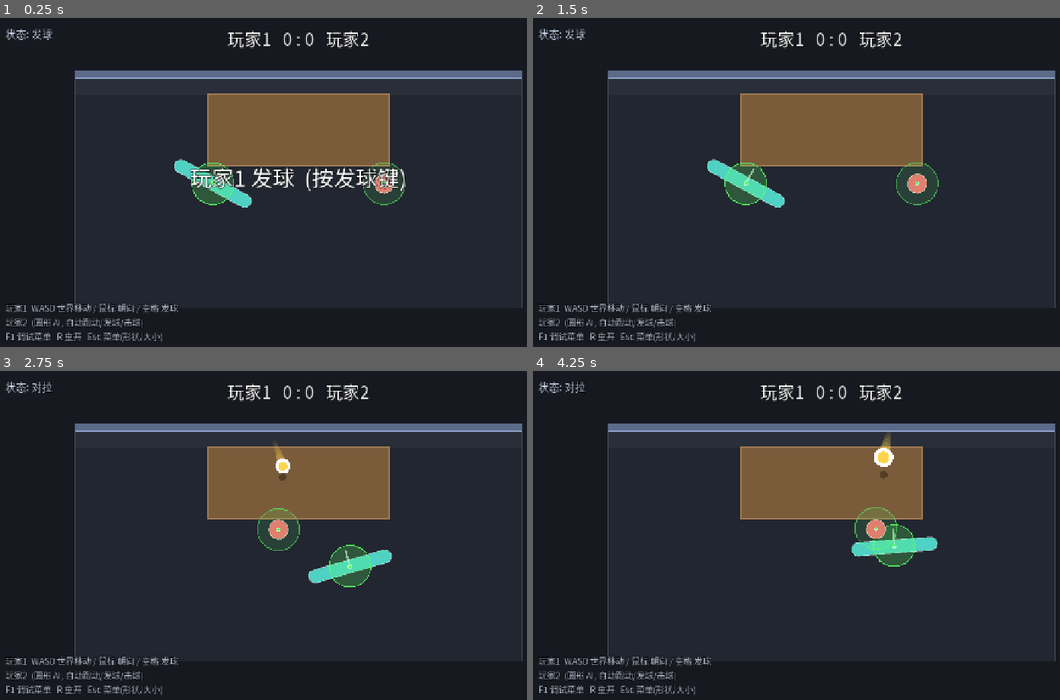
Above: before the commit, frames 1-4 (two rows, left to right).
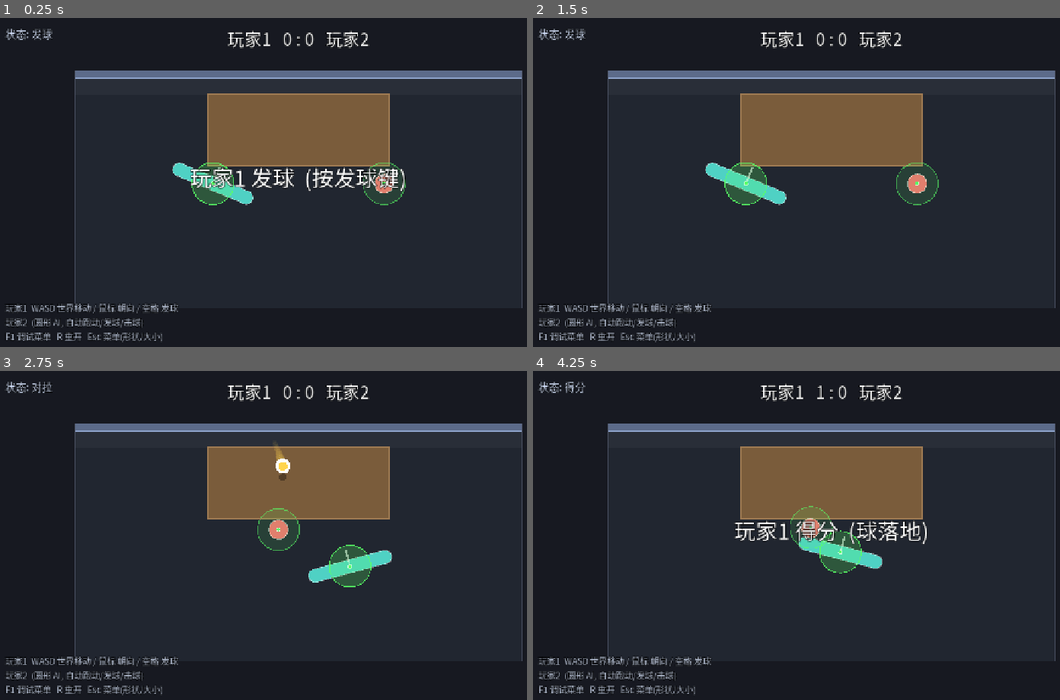
Above: after the commit, the same moments.

Repository: shuperidou/BMA-Arena
Game: Godot game, scene res://scenes/AiVsAiTest.tscn
Two runs of this game, one before a commit and one after it. Both use one fixed random seed, a clock stepped at 60 frames per second and the inputs below. This scene is started directly instead of the project's main scene.
Inputs (mouse positions are in pixels of both pictures, inside the frame that each line leads up to):
- Up to frame 1 (0.25 s): no input
- Up to frame 2 (1.5 s): tap Enter at 0.5 s; move the mouse to (801, 258) at 0.52 s; hold W 0.53-1.25 s; tap 2 at 0.6 s; click (801, 258) at 0.67 s; tap Space at 0.77 s; drag from (1012, 241) to (801, 258) at 1.27 s
- Up to frame 3 (2.75 s): tap Space at 2 s; move the mouse to (115, 489) at 2.02 s; hold A from 2.03 s (still down); tap 4 at 2.1 s
- Up to frame 4 (4.25 s): release A at 2.75 s; drag from (859, 542) to (648, 489) at 2.77 s; move the mouse to (738, 456) at 3.52 s; hold S from 3.53 s (still down); tap 6 at 3.6 s; tap Space at 3.77 s

The runs differ from the first frame. In frame 1, 0.3% of the frame differs, in the area x 32-78%, y 42-58%; in frame 2, 0.3%; in frame 3, 0.1%; in frame 4, 3.7%, in the area x 6-77%, y 3-62%.

Commit message:
feat(ai): parameterize shot solver by hit_speed_min/max/curve + vz range; expert/master solve aim depth so required speed stays in range (valid across hit_speed changes); default difficulty expert

Diff:
--- a/scripts/player/player_controller.gd
+++ b/scripts/player/player_controller.gd
@@ -20,6 +20,7 @@
 var debug_last_error: String = ""   ## 最近一次 AI 失误表现 (Debug 用)
 var _ai_stuck_frames: int = 0       ## AI 连续"想动却动不了"的帧数 (脱困用)
 var _ai_aim_x: float = 0.0          ## AI 本次进攻落点 x (换对手击球时重选) -> 决定方向
+var _ai_aim_y: float = 0.0          ## AI 本次进攻落点 y (深度; 高手会据 hit_speed 区间自动换算)
 var _ai_bait_x: float = 0.0         ## 假动作诱饵 x (与真实落点相反侧)
 var _ai_last_hitter_seen: Node = null
 var _ai_smooth_target: Vector2 = Vector2.ZERO   ## 平滑后的走位目标 (抗抖)
@@ -383,6 +384,7 @@
 	else:
 		_ai_aim_x = randf_range(lo, hi)
 	_ai_bait_x = (lo + hi) - _ai_aim_x                    # 诱饵 = 真实落点的反侧
+	_ai_aim_y = GameConfig.table_center.y                 # 默认深度 (出手时会按 hit_speed 区间自动修正)
 
 ## AI 朝向点 = 落点关于墙的镜像。朝向它 -> raw_dir 指向镜像 -> 撞墙后落点 = 目标 x。
 ## 假动作: 球还远时先朝向"诱饵"(反侧), 球近到阈值内再切真实落点 (骗对手先动)。
@@ -391,7 +393,7 @@
 	if GameConfig.ai_feint() and ball != null \
 			and global_position.distance_to(ball.global_position) > GameConfig.ai_feint_switch_dist:
 		x = _ai_bait_x
-	return Vector2(x, 2.0 * GameConfig.wall_inner_y() - GameConfig.table_center.y)
+	return Vector2(x, 2.0 * GameConfig.wall_inner_y() - _ai_aim_y)
 
 ## AI 的"挥动": 反推出能打到桌上目标的判定区速度 (world) —— 走与玩家相同的 HitSystem 判定。
 ## 目标 = 本次落点 _ai_aim_x 的墙镜像; 由 vz 反推所需球速 -> 反推 strength -> v_along。
@@ -406,42 +408,44 @@
 	var tr := GameConfig.table_rect()
 	var mm: float = maxf(GameConfig.assist_good_margin, 20.0)
 	var tx: float = clampf(_ai_aim_x, tr.position.x + mm, tr.end.x - mm)
-	var aim := Vector2(tx, 2.0 * GameConfig.wall_inner_y() - GameConfig.table_center.y)
-	var dist: float = maxf((aim - from).length(), 1.0)
 	var z0: float = maxf(ball.z, GameConfig.table_z)
-	# 选 vz: 让"够到镜像所需球速"尽量落在 [min,max] 内 —— 这样 strength 不被夹到边界, 落点才准。
-	#   所需球速 = dist*g/(2*vz) (z0≈桌高), 故 vz∈[dist*g/(2*max), dist*g/(2*min)] 时可达。
-	#   并夹住 v_perp 不越救球阈值 (避免无意触发"防守姿态")。
+	# 把 hit_speed_min/max 当参数用 (改 hit_speed 时 AI 依然有效)
+	var s_min: float = maxf(GameConfig.hit_speed_min, 1.0)
+	var s_max: float = maxf(GameConfig.hit_speed_max, s_min + 1.0)
 	var g: float = GameConfig.ball_gravity
+	var w_y: float = GameConfig.wall_inner_y()
 	var gain: float = maxf(GameConfig.hit_vz_perp_gain, 1.0)
+	# vz 在 [vz_min, min(vz_max, vz_cap)] 随机; vz_cap 避免 v_perp 误触"救球"
 	var vz_cap: float = GameConfig.hit_vz_v0 + GameConfig.defense_perp_threshold * 0.8 * gain / ref
-	var vz_hi_all: float = minf(GameConfig.hit_vz_max, vz_cap)
-	var vz_lo: float = maxf(dist * g / (2.0 * GameConfig.hit_speed_max), GameConfig.hit_vz_min)
-	var vz_hi: float = minf(dist * g / (2.0 * GameConfig.hit_speed_min), vz_hi_all)
-	var vz: float
-	if vz_lo <= vz_hi:
-		vz = randf_range(vz_lo, vz_hi)
-	else:
-		# 几何上做不到精确落点(太近): 取最接近的 vz, 把过冲降到最小
-		vz = clampf(dist * g / (2.0 * GameConfig.hit_speed_min), GameConfig.hit_vz_min, vz_hi_all)
-	var v_perp: float = (vz - GameConfig.hit_vz_v0) / gain * ref
-	# 由 vz 反推所需水平球速 -> strength -> v_along (与 HitSystem 的力度曲线互逆)
+	var vz_hi_all: float = maxf(GameConfig.hit_vz_min, minf(GameConfig.hit_vz_max, vz_cap))
+	var vz: float = randf_range(GameConfig.hit_vz_min, vz_hi_all)
 	var disc: float = vz * vz + 2.0 * g * (z0 - GameConfig.table_z)
 	var t_fl: float = (vz + sqrt(maxf(disc, 0.0))) / maxf(g, 1.0)
-	# 高手/大师: 自己调力度让球落桌 —— 补偿"墙反射损耗" (wall_bounce_factor<1 让反射段变慢,
-	# 否则落点会系统性偏移)。仍在玩家区间内、仍走 HitSystem -> 与玩家平等。
+	# 高手/大师: 反解"落点深度 ty", 使所需球速 = dist/t_fl 恰落在 [hit_speed_min, hit_speed_max]:
+	#   dist ∈ [s_min*t_fl, s_max*t_fl]; 镜像 y = from.y - sqrt(dist² - dx²); ty = 2*wall_y - my
+	#   -> strength 不被夹到边界, 落点精确, 且改 hit_speed 依然有效。
+	var ty: float = GameConfig.table_center.y
+	if GameConfig.ai_level >= 3:
+		var dx: float = tx - from.x
+		var my_lo: float = from.y - sqrt(maxf((s_max * t_fl) * (s_max * t_fl) - dx * dx, 0.0))
+		var my_hi: float = from.y - sqrt(maxf((s_min * t_fl) * (s_min * t_fl) - dx * dx, 0.0))
+		var my_des: float = clampf(2.0 * w_y - GameConfig.table_center.y, my_lo, my_hi)
+		ty = clampf(2.0 * w_y - my_des, tr.position.y + mm, tr.end.y - mm)
+	_ai_aim_y = ty
+	var aim := Vector2(tx, 2.0 * w_y - ty)
+	var dist: float = maxf((aim - from).length(), 1.0)
+	# 高手/大师: 补偿"墙反射损耗" (wall_bounce_factor<1 让反射段变慢) -> 落点更准
 	var t_eff: float = t_fl
 	if GameConfig.ai_level >= 3:
 		var wbf: float = clampf(GameConfig.wall_bounce_factor, 0.05, 1.0)
-		var w_y: float = GameConfig.wall_inner_y()
 		var fw: float = 0.0
 		if absf(from.y - aim.y) > 1.0:
 			fw = clampf((from.y - w_y) / (from.y - aim.y), 0.0, 1.0)
 		t_eff = maxf(t_fl * (1.0 - (1.0 - wbf) * fw), 0.0001)
+	var v_perp: float = (vz - GameConfig.hit_vz_v0) / gain * ref
 	var want_speed: float = dist / maxf(t_eff, 0.0001) \
 		* randf_range(1.0 - GameConfig.ai_shot_depth_jitter, 1.0 + GameConfig.ai_shot_depth_jitter)
-	var strength: float = clampf((want_speed - GameConfig.hit_speed_min) \
-		/ maxf(GameConfig.hit_speed_max - GameConfig.hit_speed_min, 1.0), 0.0, 1.0)
+	var strength: float = clampf((want_speed - s_min) / maxf(s_max - s_min, 1.0), 0.0, 1.0)
 	# AI 扣杀开关(关): 高球时压低力度, 避免无意触发扣杀
 	if not (GameConfig.debug_ai_smash or GameConfig.ai_level_smash()) and ball.z >= GameConfig.smash_height_min:
 		strength = minf(strength, maxf(GameConfig.smash_power_min - 0.05, 0.0))
